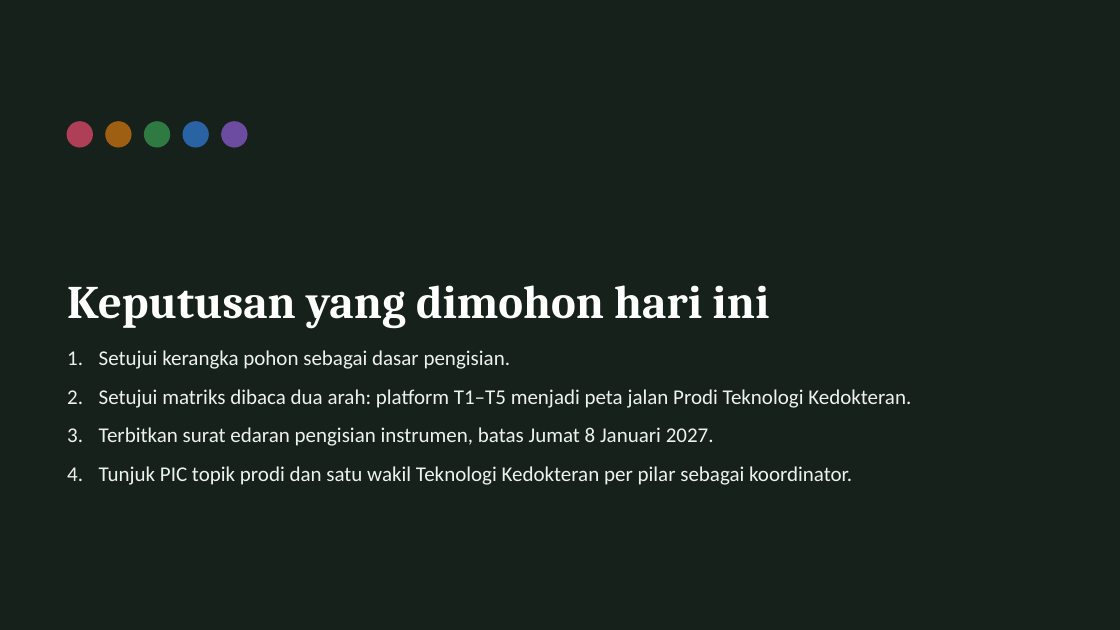
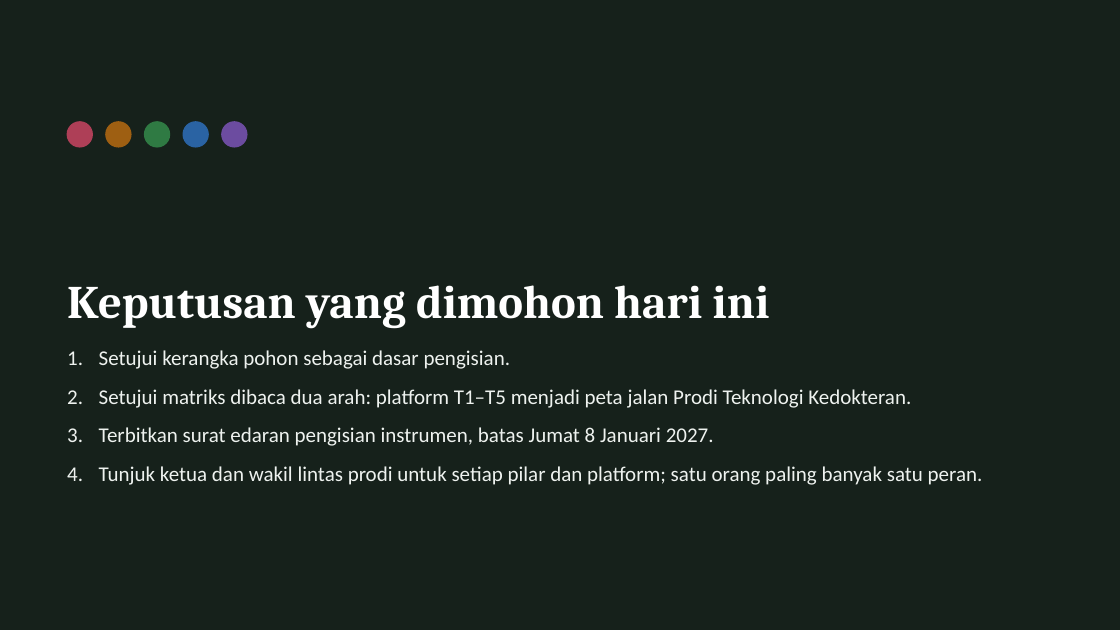
Before and after one commit to anakwirayuda-eng/desa-binaan-dashboard, a slide deck: slide 21 of output/PAPARAN_POHON_PENELITIAN_FKK_ITS.pptx (slide 17 before the commit). Drawn at 1120x630 pixels with LibreOffice and Linux fonts; fonts in the diff are those of the drawing. Boxes give left, top, right and bottom in pixels: in the first picture for what was removed or moved away, otherwise in the second. Text is boxed around its words. In the diff, an @@ line names an element or a change of style, - is before the commit and + after.

```diff
--- a/output/PAPARAN_POHON_PENELITIAN_FKK_ITS.pptx
+++ b/output/PAPARAN_POHON_PENELITIAN_FKK_ITS.pptx
@@ text at box(99, 466, 983, 485): text changed @@
-4. Tunjuk PIC topik prodi dan satu wakil Teknologi Kedokteran per pilar sebagai koordinator.
+4. Tunjuk ketua dan wakil lintas prodi untuk setiap pilar dan platform; satu orang paling banyak satu peran.
```
Also in this commit, not shown: 5 other slides changed, 5 slides added, 1 slide removed, 16 other files.
